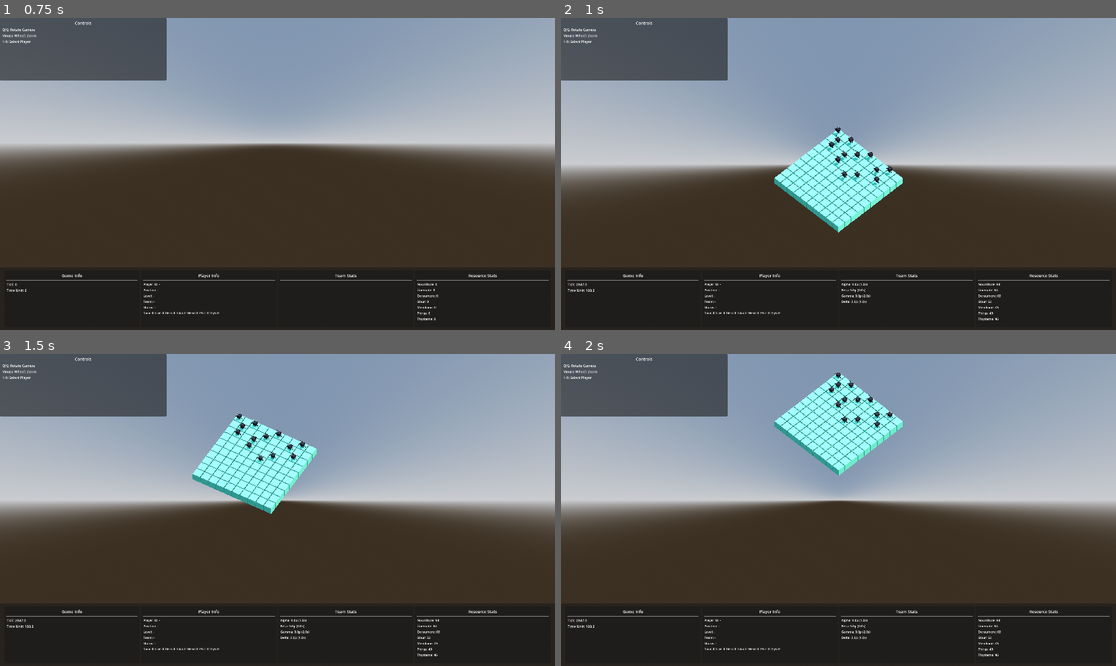
Above: before the commit, frames 1-4 (two rows, left to right).
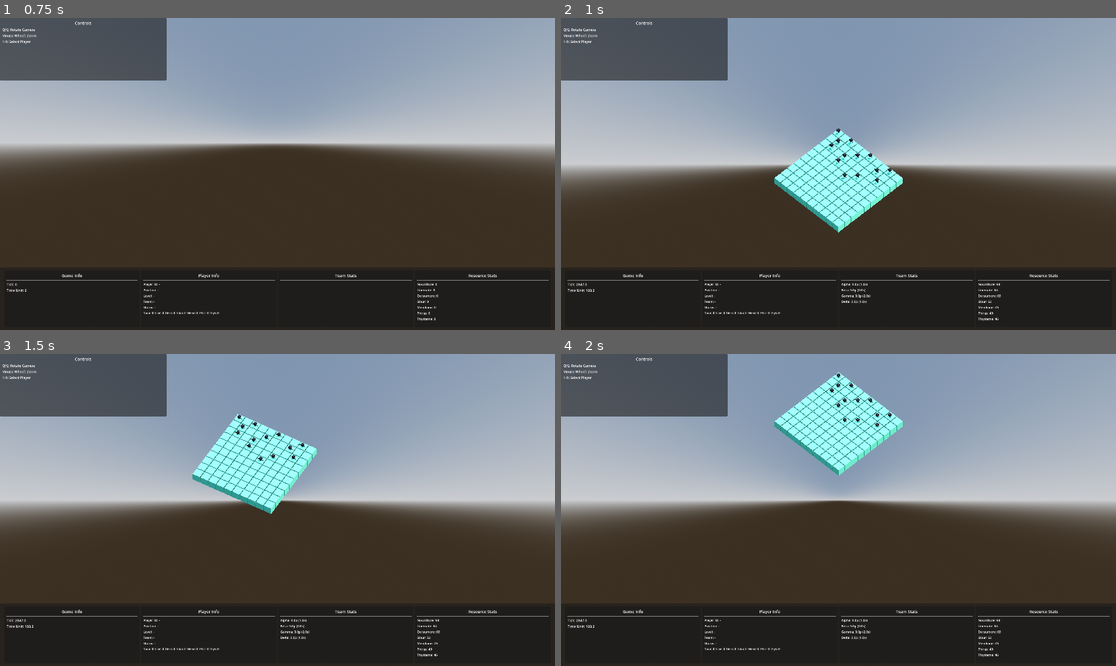
Above: after the commit, the same moments.

Repository: hugomgris/Zappy
Game: Godot game, scene res://scenes/main.tscn
Same seed, same stepped clock (60 frames per second), same inputs: the game is played once before the commit and once after it.
Inputs (mouse positions are in pixels of both pictures, inside the frame that each line leads up to):
- Up to frame 1 (0.75 s): tap Enter at 0.5 s; move the mouse to (399, 158) at 0.52 s; hold Right (ui_right) from 0.53 s (still down); hold Q from 0.53 s (still down); click (399, 158) at 0.67 s
- Up to frame 2 (1 s): keep holding Right (ui_right); keep holding Q
- Up to frame 3 (1.5 s): move the mouse to (166, 525) at 1.27 s; release Right (ui_right) at 1.28 s; release Q at 1.28 s; hold Down (ui_down) from 1.28 s (still down); tap E at 1.35 s
- Up to frame 4 (2 s): keep holding Down (ui_down)

Frame 1 is identical in both runs. In frame 2, 0.2% of the frame differs, in the area x 47-60%, y 34-54%; in frame 3, 0.2%, in the area x 42-56%, y 18-35%; in frame 4, 0.2%.

Commit message:
pre refactoring

Diff:
--- a/zappy_godot/scenes/player/PlayerManager.gd
+++ b/zappy_godot/scenes/player/PlayerManager.gd
@@ -56,7 +56,7 @@
 	if not player_data or not player_root or not world_manager:
 		return
 
-	var player_scene = preload("res://scenes/player/Player.tscn").instantiate()
+	var player_scene = preload("res://scenes/player/player_cuby.tscn").instantiate()
 	var pos = player_data.position
 	var world_pos = world_manager.get_world_position(pos.x, pos.y)
 	world_pos.y = PLAYER_HEIGHT
--- a/zappy_godot/scenes/player/player_cuby.tscn
+++ b/zappy_godot/scenes/player/player_cuby.tscn
@@ -3,3 +3,32 @@
 [ext_resource type="PackedScene" uid="uid://beewavrfo2c4g" path="res://scenes/player/player_cuby.glb" id="1_yivjq"]
 
 [node name="player_cuby" instance=ExtResource("1_yivjq")]
+transform = Transform3D(-6.5567085e-09, 0, -0.15, 0, 0.15, 0, 0.15, 0, -6.5567085e-09, 0, 0, 0)
+
+[node name="body" parent="." index="0"]
+transform = Transform3D(0.9924039, -0.08682408, -0.08715574, 0.08715574, 0.9961947, 2.3283064e-10, 0.08682408, -0.0075961226, 0.9961947, 0.4141747, 2.542834, -0.09545612)
+
+[node name="Skeleton3D" parent="body/left_arm" index="0"]
+bones/1/rotation = Quaternion(0.12164685, -6.5692736e-09, 0.019266974, 0.99238646)
+bones/2/rotation = Quaternion(0.12164684, -5.982731e-09, 0.01926697, 0.99238646)
+bones/3/rotation = Quaternion(0.12164685, -5.0442632e-09, 0.019266957, 0.99238646)
+bones/4/rotation = Quaternion(0.12164677, -2.7755576e-17, 0.019266943, 0.99238646)
+
+[node name="Skeleton3D" parent="body/right_arm" index="0"]
+bones/1/rotation = Quaternion(0.12164685, -1.4077015e-08, 0.01926697, 0.99238646)
+bones/2/rotation = Quaternion(0.12164682, -2.1350141e-08, 0.019266961, 0.99238646)
+bones/3/rotation = Quaternion(0.121646784, -4.035411e-08, 0.01926697, 0.99238646)
+bones/4/rotation = Quaternion(0.121646754, -3.2846366e-08, 0.019266982, 0.99238646)
+
+[node name="Skeleton3D" parent="right_leg" index="0"]
+bones/0/position = Vector3(4.27272e-08, -0.061352678, -5.4451687e-07)
+bones/0/rotation = Quaternion(-4.0584597e-15, 2.6220143e-08, -0.17364815, 0.9848078)
+bones/2/rotation = Quaternion(-1.2663704e-13, -6.1437553e-15, 0.17364815, 0.9848078)
+
+[node name="Skeleton3D" parent="left_leg" index="0"]
+bones/0/position = Vector3(1.40249e-07, -0.061352674, -5.277888e-07)
+bones/0/rotation = Quaternion(-4.0584597e-15, 2.6220143e-08, -0.17364815, 0.9848078)
+bones/2/rotation = Quaternion(-1.2663704e-13, -6.1437553e-15, 0.17364815, 0.9848078)
+
+[node name="AnimationPlayer" parent="." index="3"]
+autoplay = "idle"
Empty file added: zappy_godot/scenes/resources/Resource.gd
Empty file added: zappy_godot/scenes/resources/ResourceManager.gd
